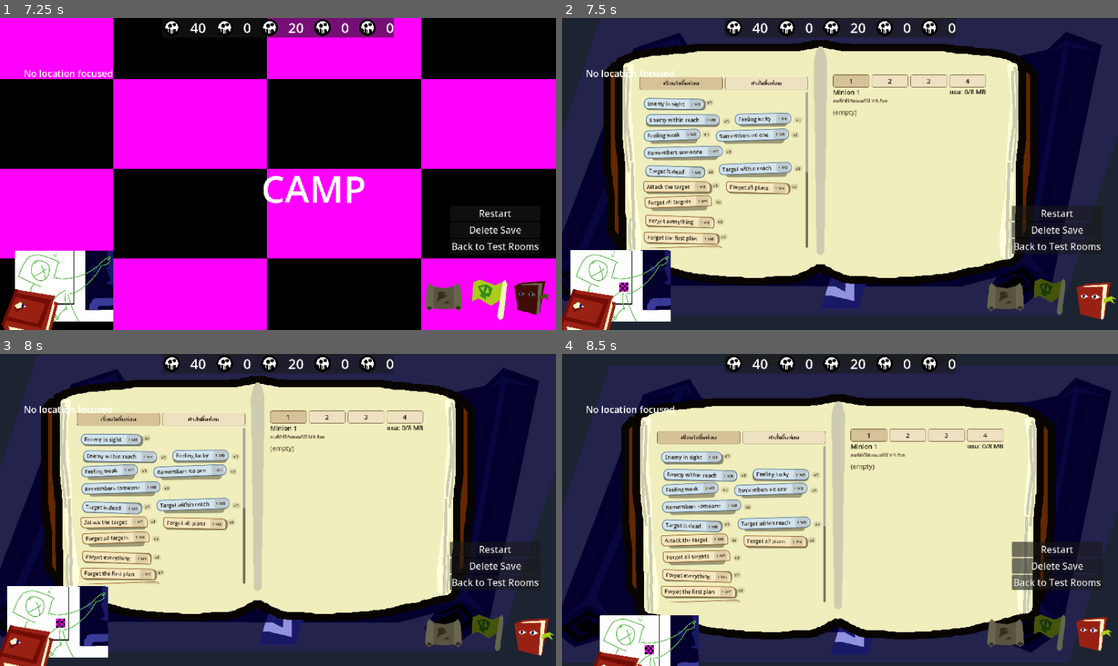
Above: before the commit, frames 1-4 (two rows, left to right).
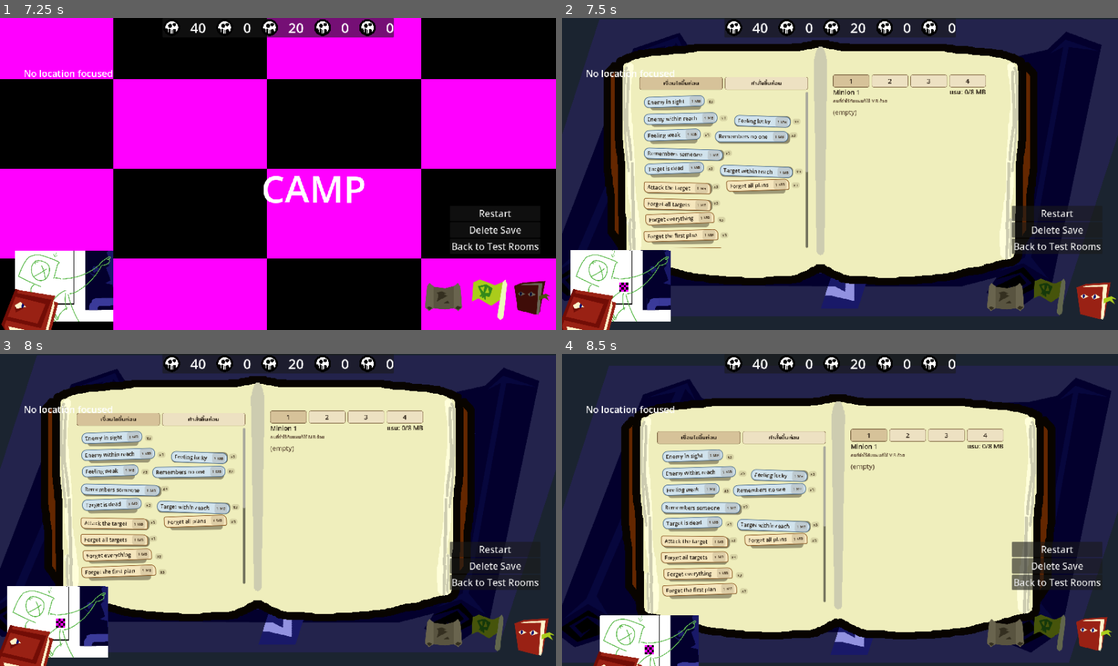
Above: after the commit, the same moments.

Repository: slost/thj-2026
Game: Godot game, scene res://systems/debug/debug_rooms.tscn
Same seed, same stepped clock (60 frames per second), same inputs: the game is played once before the commit and once after it.
Inputs (mouse positions are in pixels of both pictures, inside the frame that each line leads up to):
- Up to frame 1 (7.25 s): click "Restart" at 0.5 s; click "Restart" at 1.25 s; click "Restart" at 2 s; click "World Map" at 2.75 s; click "Restart" at 3.5 s; click "Restart" at 4.25 s; click "Restart" at 5 s; click (444, 295) at 5.75 s; click (489, 295) at 6.5 s
- Up to frame 2 (7.5 s): click (1095, 295) at 7.25 s
- Up to frame 3 (8 s): no input
- Up to frame 4 (8.5 s): click "1" at 8 s

Frame 1 is identical in both runs. In frame 2, 5.1% of the frame differs, in the area x 14-44%, y 24-74%; in frame 3, 5.1%; in frame 4, 4.9%.

Commit message:
Stop a script read and wait out the think bar before starting over.
Stop thinking ends the current pass at line 0, and the next line is read only after a full think interval.

Co-authored-by: Cursor <cursoragent@cursor.com>

Diff:
--- a/contents/translations/blocks.csv
+++ b/contents/translations/blocks.csv
@@ -45,6 +45,8 @@
 code.forget_all_actions.desc,Drop every plan you were going to do.,ลืมทุกแผนที่ตั้งใจจะทำ
 code.forget_everything.name,Forget everything,ลืมทุกอย่าง
 code.forget_everything.desc,Let go of every person and every plan.,ลืมทั้งคนที่จำไว้และทุกแผน
+code.stop_thinking.name,Stop thinking,หยุดคิด
+code.stop_thinking.desc,Stop reading the script and start over from the top next time.,เลิกอ่านสคริปต์ แล้วเริ่มอ่านจากบรรทัดแรกในรอบหน้า
 ui.code_editor.sort_conditions_first,Conditions first,เงื่อนไขขึ้นก่อน
 ui.code_editor.sort_actions_first,Actions first,คำสั่งขึ้นก่อน
 ui.code_editor.sort_name,Name,ชื่อ
--- /dev/null
+++ b/data/blocks/stop_thinking.tres
@@ -0,0 +1,10 @@
+[gd_resource type="Resource" script_class="StopThinking" load_steps=2 format=3]
+
+[ext_resource type="Script" path="res://systems/blocks/stop_thinking.gd" id="1_block"]
+
+[resource]
+script = ExtResource("1_block")
+id = &"stop_thinking"
+name = "Stop thinking"
+description = "Stop reading the script and start over from the top next time."
+mb_cost = 1
--- /dev/null
+++ b/systems/blocks/stop_thinking.gd
@@ -0,0 +1,14 @@
+extends ActionBlock
+class_name StopThinking
+
+
+func _init() -> void:
+	name = "StopThinking"
+
+
+func runs_immediately() -> bool:
+	return true
+
+
+func execute(_unit: Unit2D, ctx: ExecContext) -> void:
+	ctx.stop_reading = true
--- a/systems/program/exec_context.gd
+++ b/systems/program/exec_context.gd
@@ -6,6 +6,8 @@
 var event: EventGraph.Event
 var event_source: Node   ## e.g. attacker for ON_HIT, corpse for ON_ALLY_DIED
 var target: Node         ## set by conditions, used by actions
+## Set by a block to end this read. The runner starts the next think at line 0.
+var stop_reading: bool = false
 
 
 func _init(p_unit: Unit2D, p_event: EventGraph.Event, p_source: Node = null) -> void:
--- a/systems/program/program_runner.gd
+++ b/systems/program/program_runner.gd
@@ -9,6 +9,7 @@
 
 var _read_timer: float = 0.0
 var _timer_armed: bool = false
+var _stop_reading: bool = false
 
 @onready var unit: Unit2D = get_parent() as Unit2D
 
@@ -80,6 +81,9 @@
 		read_index = 0
 	var line := function.lines[read_index]
 	var enter_body := _apply_line(line, EventGraph.Event.ON_UPDATE, null)
+	if _stop_reading:
+		read_index = 0
+		return
 	var next := next_line_index(function.lines, read_index, enter_body)
 	read_index = 0 if next >= function.lines.size() else next
 
@@ -129,6 +133,8 @@
 		var enter_body := _apply_line(line, event, source)
 		if line and line.block is ActionBlock:
 			acted = true
+		if _stop_reading:
+			break
 		var next := next_line_index(function.lines, index, enter_body)
 		if next <= index:
 			break
@@ -139,17 +145,21 @@
 
 ## A passing condition enters the indented body. A failing one does not.
 func _apply_line(line: ScriptLine, event: EventGraph.Event, source: Node) -> bool:
+	_stop_reading = false
 	if line == null or line.block == null or unit == null:
 		return true
 	var ctx := ExecContext.new(unit, event, source)
 	ctx.target = unit.get_primary_target()
 	if line.block is ConditionBlock:
-		return (line.block as ConditionBlock).evaluate(unit, ctx)
+		var passed := (line.block as ConditionBlock).evaluate(unit, ctx)
+		_stop_reading = ctx.stop_reading
+		return passed
 	if line.block is ActionBlock:
 		var action := line.block as ActionBlock
 		if action.runs_immediately():
 			action.execute(unit, ctx)
 		elif not action.affects_target() or unit.get_primary_target() != null:
 			unit.enqueue_action(action)
+		_stop_reading = ctx.stop_reading
 		return true
 	return true
--- a/tests/test_script_editing.gd
+++ b/tests/test_script_editing.gd
@@ -16,6 +16,7 @@
 	await _test_editor_screen()
 	await _test_world_map_book()
 	await _test_raid_spawns_roster()
+	await _test_stop_thinking()
 	var game := root.get_node_or_null(^"Game")
 	if game == null:
 		_fail("Game autoload is missing")
@@ -599,6 +600,7 @@
 		"forget_last_action": ["Forget the latest plan", "ลืมแผนล่าสุด"],
 		"forget_all_actions": ["Forget all plans", "ลืมแผนทั้งหมด"],
 		"forget_everything": ["Forget everything", "ลืมทุกอย่าง"],
+		"stop_thinking": ["Stop thinking", "หยุดคิด"],
 	}
 	for id in names.keys():
 		var pair: Array = names[id]
@@ -938,6 +940,65 @@
 	battle.queue_free()
 
 
+func _test_stop_thinking() -> void:
+	var stop := load("res://data/blocks/stop_thinking.tres") as CodeBlock
+	var stand := load("res://data/blocks/stand_still.tres") as CodeBlock
+	if stop == null or stand == null:
+		_fail("stop thinking block is missing")
+		return
+	var program := MinionSlot.blank_program()
+	var update := program.functions[0]
+	update.lines.append(_line(stop, 0))
+	update.lines.append(_line(stand, 0))
+	var hit := UnitFunction.new()
+	hit.function_name = "ON_HIT"
+	hit.lines.append(_line(stop, 0))
+	hit.lines.append(_line(stand, 0))
+	program.functions.append(hit)
+	program.event_graph.connect_function(EventGraph.Event.ON_HIT, hit)
+	var def := UnitDef.new()
+	def.team = Unit2D.Team.MINION
+	def.cpu = 1
+	var events: Array[EventGraph.Event] = [EventGraph.Event.ON_UPDATE, EventGraph.Event.ON_HIT]
+	def.allowed_events = events
+	def.starting_program = program
+	var unit := (load("res://systems/units/unit.tscn") as PackedScene).instantiate() as Unit2D
+	unit.def = def
+	root.add_child(unit)
+	await process_frame
+	unit.targets.append(unit)
+	var remembered := unit.targets.size()
+	if not unit.runner.fire(EventGraph.Event.ON_HIT, null):
+		_fail("stop thinking did not run during an instant event")
+	if not unit.queue_actions.is_empty():
+		_fail("stop thinking kept reading the instant event")
+	if unit.targets.size() != remembered:
+		_fail("stop thinking cleared remembered targets")
+	unit.state = Unit2D.State.IDLE
+	unit.runner.read_index = 0
+	unit.runner.set("_timer_armed", true)
+	unit.runner.set("_read_timer", 0.0)
+	var interval := Formular.calculate_think_interval(unit.get_cpu())
+	unit.runner.tick(0.0)
+	if unit.runner.read_index != 0 or not unit.queue_actions.is_empty():
+		_fail("stop thinking read the next line in the same think")
+	unit.runner.tick(interval * 0.5)
+	if unit.runner.read_index != 0 or not unit.queue_actions.is_empty():
+		_fail("stop thinking read again before the think bar filled")
+	unit.state = Unit2D.State.IDLE
+	unit.runner.tick(interval * 0.5)
+	if unit.runner.read_index != 0:
+		_fail("the next think did not start at line 0")
+	if not unit.queue_actions.is_empty():
+		_fail("the line after stop thinking ran after a full think")
+	var left := float(unit.runner.get("_read_timer"))
+	if left < interval * 0.75:
+		_fail("line 0 was read again without a full think interval, timer %s" % left)
+	if unit.targets.size() != remembered:
+		_fail("a stopped think cleared remembered targets")
+	unit.queue_free()
+
+
 func _minions_under(battle: Node) -> Array[Unit2D]:
 	var found: Array[Unit2D] = []
 	for child in battle.get_children():
Binary file changed: contents/translations/blocks.en.translation
Binary file changed: contents/translations/blocks.th.translation
